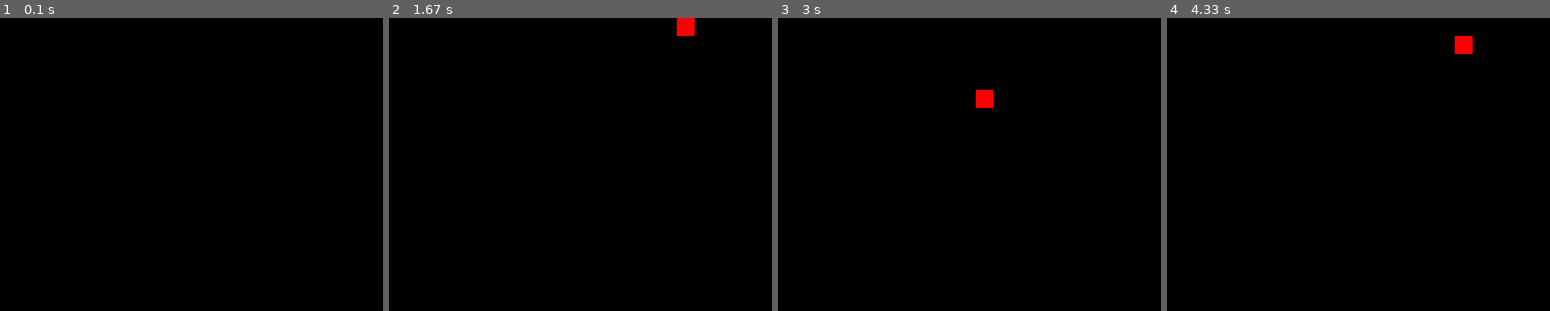
Above: before the commit, frames 1-4 (left to right).
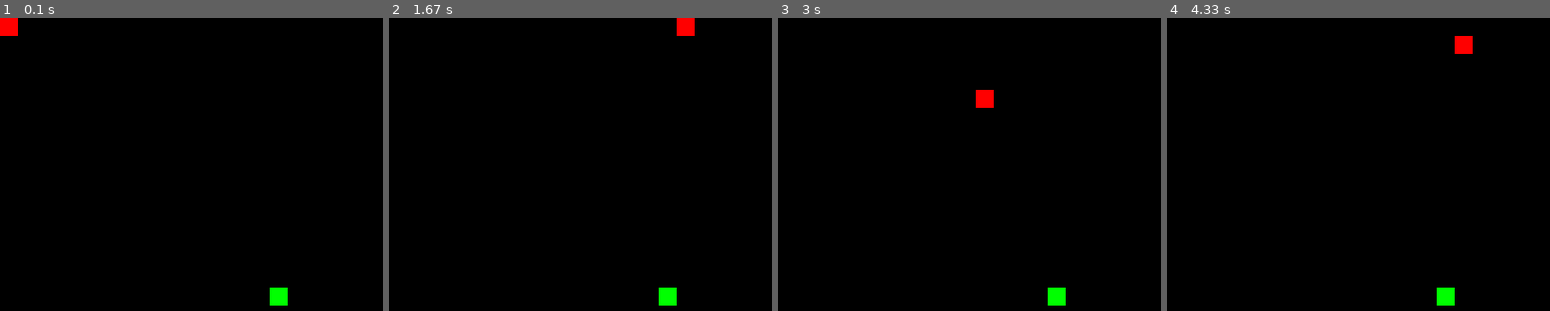
Above: after the commit, the same moments.

Repository: u-jjy/Snake-PyGame
Game: pygame game, started from main.py
The game is run twice, just before and just after one commit, with the same random seed, the same clock (stepped at 60 frames per second) and the same inputs.
Inputs:
- Up to frame 1 (0.1 s): no input
- Up to frame 2 (1.67 s): hold Right 0.33-0.8 s
- Up to frame 3 (3 s): hold Left 1.83-2.37 s; hold Down 2.4-2.7 s; hold Left from 2.73 s (still down)
- Up to frame 4 (4.33 s): release Left at 3.13 s; hold Up 3.17-3.53 s; hold Right 3.57-4.2 s; hold Down from 4.23 s (still down)

The runs differ from the first frame. In frame 1, 0.6% of the frame differs, in the area x 0-76%, y 0-99%; in frame 2, 0.3%; in frame 3, 0.3%; in frame 4, 0.3%.

Commit message:
Improved snake movement, improved input registration, completed "Apple" functionality

Diff:
--- a/main.py
+++ b/main.py
@@ -1,4 +1,5 @@
 import pygame
+import random
 
 pygame.init()
 
@@ -6,64 +7,65 @@
 
 clock = pygame.time.Clock()
 
+run = True
+
 class Snake:
-    def __init__(self, x, y, size, direction):
+    def __init__(self, x, y, size):
         self.x = x
         self.y = y
         self.x_speed = 20
         self.y_speed = 0
         self.width = 20
         self.height = 20
-        self.direction = direction
         self.size = 1
 
     def drawSnake(self):
-        self.width = self.width * self.size
-        self.height = self.height * self.size
         pygame.draw.rect(screen, (255, 0, 0), (self.x, self.y, self.width, self.height))
 
     def updateSnake(self):
-        if self.direction == 'up':
-            self.x_speed = 0
-            self.y_speed = -20
-        if self.direction == 'down':
-            self.x_speed = 0
-            self.y_speed = 20
-        if self.direction == 'left':
-            self.x_speed = -20
-            self.y_speed = 0
-        if self.direction == 'right':
-            self.x_speed = 20
-            self.y_speed = 0
-        self.x += self.x_speed
-        self.y += self.y_speed
-
-    # def directionUpdate(self):
-    #     keys = pygame.key.get_pressed()
-    #     for key in keys:
-    #         if key == pygame.K_UP:
-    #             self.direction = 'up'
-    #         if key == pygame.K_DOWN:
-    #             self.direction = 'down'
-    #         if key == pygame.K_LEFT:
-    #             self.direction = 'left'
-    #         if key == pygame.K_RIGHT:
-    #             self.direction = 'right'
+        global run
+        global frameCount
+        if frameCount == 2:
+            self.x += self.x_speed
+            self.y += self.y_speed
+            if self.x < 0 or self.x > 600:
+                run = False
+            if self.y < 0 or self.y > 600:
+                run = False
+            frameCount = 0
 
 
-snake = Snake(0, 0, 1, 'right')
+class Apple:
+    def __init__(self, x, y):
+        self.x = x
+        self.y = y
+        self.color = (0, 255, 0)
+
+    def drawApple(self):
+        pygame.draw.rect(screen, self.color, (self.x, self.y, 20, 20))
+
+    def updateApple(self):
+        if self.x == snakeHead.x and self.y == snakeHead.y:
+            snakeHead.size += 1
+            self.x = random.randrange(0, 600, 20)
+            self.y = random.randrange(0, 600, 20)
 
 
+snakeHead = Snake(0, 0, 1)
+apple = Apple(300, 300)
+
 def drawGameWindow():
+    global run
     screen.fill((0, 0, 0))
-    snake.updateSnake()
-    snake.drawSnake()
+    snakeHead.updateSnake()
+    apple.drawApple()
+    snakeHead.drawSnake()
     pygame.display.update()
 
-
-run = True
+frameCount = 0
 while run:
-    clock.tick(10)
+    clock.tick(20)
+    frameCount += 1
 
     for event in pygame.event.get():
         if event.type == pygame.QUIT:
@@ -71,14 +73,19 @@
 
     keys = pygame.key.get_pressed()
     if keys[pygame.K_UP]:
-        snake.direction = 'up'
+        snakeHead.x_speed = 0
+        snakeHead.y_speed = -20
     if keys[pygame.K_DOWN]:
-        snake.direction = 'down'
+        snakeHead.x_speed = 0
+        snakeHead.y_speed = 20
     if keys[pygame.K_LEFT]:
-        snake.direction = 'left'
+        snakeHead.x_speed = -20
+        snakeHead.y_speed = 0
     if keys[pygame.K_RIGHT]:
-        snake.direction = 'right'
+        snakeHead.x_speed = 20
+        snakeHead.y_speed = 0
 
+    apple.updateApple()
     drawGameWindow()
 
 pygame.quit()
